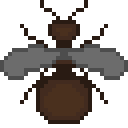
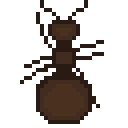
The second w=128, h=128 image is a revision of the first. Changes to its layers:
hid "wings_fly_1" over [0, 44, 128, 80]
hid "legs1" over [20, 24, 108, 104]
showed "legs3" over [20, 12, 104, 108]
